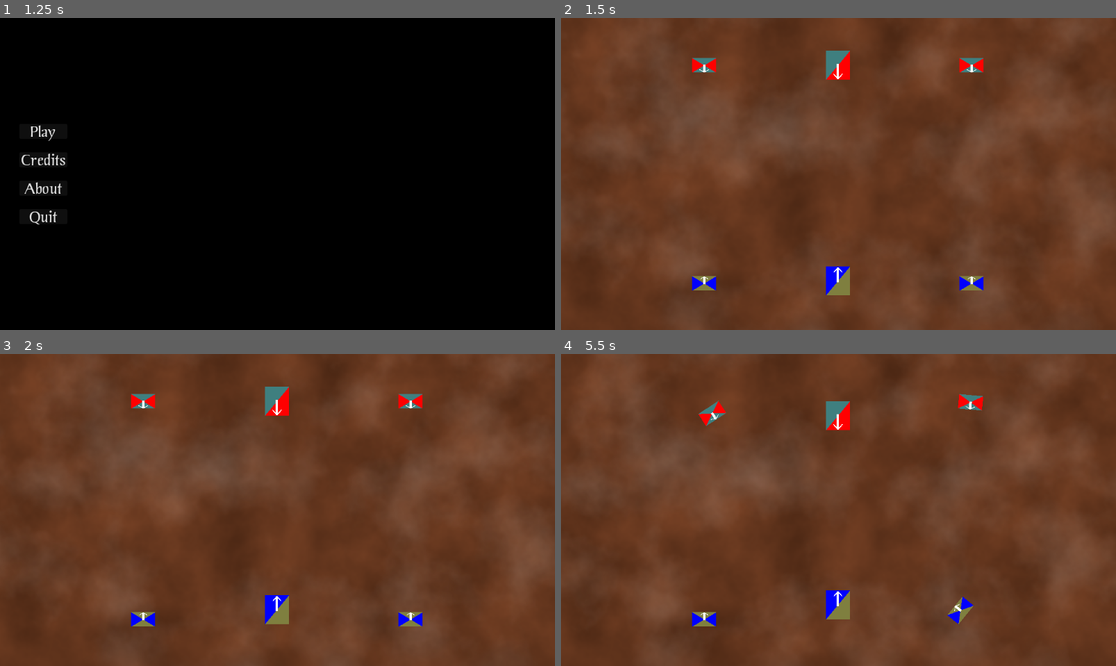
Above: before the commit, frames 1-4 (two rows, left to right).
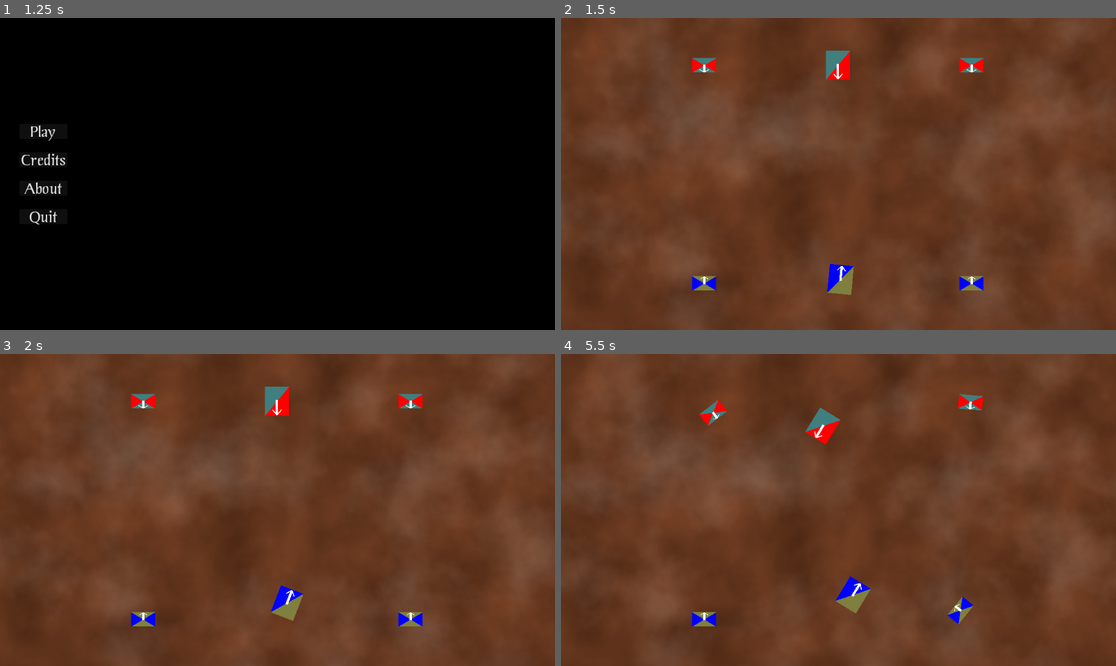
Above: after the commit, the same moments.

Repository: Habidakus/fantasy-battle
Game: Godot game, scene res://Scenes/TopLevelStateMachine.tscn
Two runs of this game, one before a commit and one after it. Both use one fixed random seed, a clock stepped at 60 frames per second and the inputs below.
Inputs (mouse positions are in pixels of both pictures, inside the frame that each line leads up to):
- Up to frame 1 (1.25 s): tap Enter at 0.5 s; move the mouse to (399, 158) at 0.52 s; click (399, 158) at 0.67 s
- Up to frame 2 (1.5 s): click "Play" at 1.25 s
- Up to frame 3 (2 s): no input
- Up to frame 4 (5.5 s): move the mouse to (727, 525) at 2.02 s; click (727, 525) at 2.17 s; move the mouse to (894, 441) at 2.77 s; click (894, 441) at 2.92 s; move the mouse to (810, 572) at 3.52 s; click (810, 572) at 3.67 s; move the mouse to (1005, 556) at 4.27 s; click (1005, 556) at 4.42 s; move the mouse to (672, 463) at 5.02 s; click (672, 463) at 5.17 s

Frame 1 is identical in both runs. In frame 2, 0.2% of the frame differs, in the area x 47-53%, y 78-89%; in frame 3, 0.5%; in frame 4, 1.4%, in the area x 24-56%, y 14-86%.

Commit message:
Cavalry have less turns, but move faster

Diff:
--- a/Scripts/ArmyControllerAction.gd
+++ b/Scripts/ArmyControllerAction.gd
@@ -62,7 +62,7 @@
 	board_state.InflictDamage(_squad.id, _target.id, Squad.DamageType.CHARGE, rnd)
 	board_state.RemoveSquadIfDead(_target.id)
 	if not board_state.RemoveSquadIfDead(_squad.id):
-		board_state.DelaySquad(_squad.id, 3)
+		board_state.DelaySquad(_squad.id, _squad.GetChargeTime())
 	#game_state.AssignNextSquadToGo()
 
 func _apply_move(board_state : BoardState) -> void:
@@ -70,7 +70,7 @@
 		board_state.MoveTowardsTarget(_squad.id, _target.id)
 	else:
 		board_state.MoveAtAngle(_squad.id, _position, _rotation)
-	board_state.DelaySquad(_squad.id, 3)
+	board_state.DelaySquad(_squad.id, _squad.GetMoveTime())
 	#game_state.AssignNextSquadToGo()
 
 static func _create(squad : Squad, action : Action) -> ArmyControllerAction:
--- a/Scripts/Squad.gd
+++ b/Scripts/Squad.gd
@@ -22,9 +22,6 @@
 var _units_healthy : int
 var _units_wounded : int
 var _default_die_sides : int = 6
-#var initial_size : float
-#var shape : ColorRect
-#var icons : Node2D
 var _formation : Formation = Formation.DOUBLELINE
 var _squad_type : SquadType = SquadType.INFANTRY
 var _jcounter : JCounter = JCounter.Create("Squad")
@@ -57,6 +54,12 @@
 	ret_val.id = id
 	return ret_val
 
+func GetChargeTime() -> float:
+	return 3
+
+func GetMoveTime() -> float:
+	return 3 if _squad_type != SquadType.CAVALRY else 5
+
 func GetArmy() -> Army:
 	return _army
 
@@ -372,20 +375,9 @@
 	return _next_move
 
 func _ready() -> void:
-	#shape = find_child("ColorRect") as ColorRect
-	#icons = find_child("Icons") as Node2D
-	#initial_size = shape.size.x
 	pass
 
 func _process(_delta: float) -> void:
-	#if shape != null:
-		#shape.size = GetDim()
-		#shape.position = -shape.size / 2.0
-		#if icons != null:
-			#var icons_pos : float = min(-shape.position.x, -shape.position.y)
-			#icons.position = Vector2(-icons_pos, -icons_pos)
-			#var icons_scale : float = 2 * icons_pos / initial_size
-			#icons.scale = Vector2(icons_scale, icons_scale)
 	pass
 
 static func GetUnitDim(st : SquadType) -> Vector2:
@@ -481,22 +473,13 @@
 
 func SetSquadType(st : SquadType) -> void:
 	_squad_type = st
-	#var cavalryIcon = find_child("Cavalry") as Line2D
-	#var artilleryIcon = find_child("Artillery") as Line2D
-	#var infantryIcon = find_child("Infantry") as Line2D
-	#match _squad_type:
-	#	SquadType.CAVALRY:
-	#		cavalryIcon.show()
-	#		infantryIcon.hide()
-	#		artilleryIcon.hide()
-	#	SquadType.INFANTRY:
-	#		cavalryIcon.show()
-	#		infantryIcon.show()
-	#		artilleryIcon.hide()
-	#	SquadType.ARTILLERY:
-	#		cavalryIcon.hide()
-	#		infantryIcon.hide()
-	#		artilleryIcon.show()
+	match _squad_type:
+		SquadType.CAVALRY:
+			_speed *= 2
+		SquadType.INFANTRY:
+			pass
+		SquadType.ARTILLERY:
+			pass
 
 func SetFormation(form : Formation) -> void:
 	_formation = form
